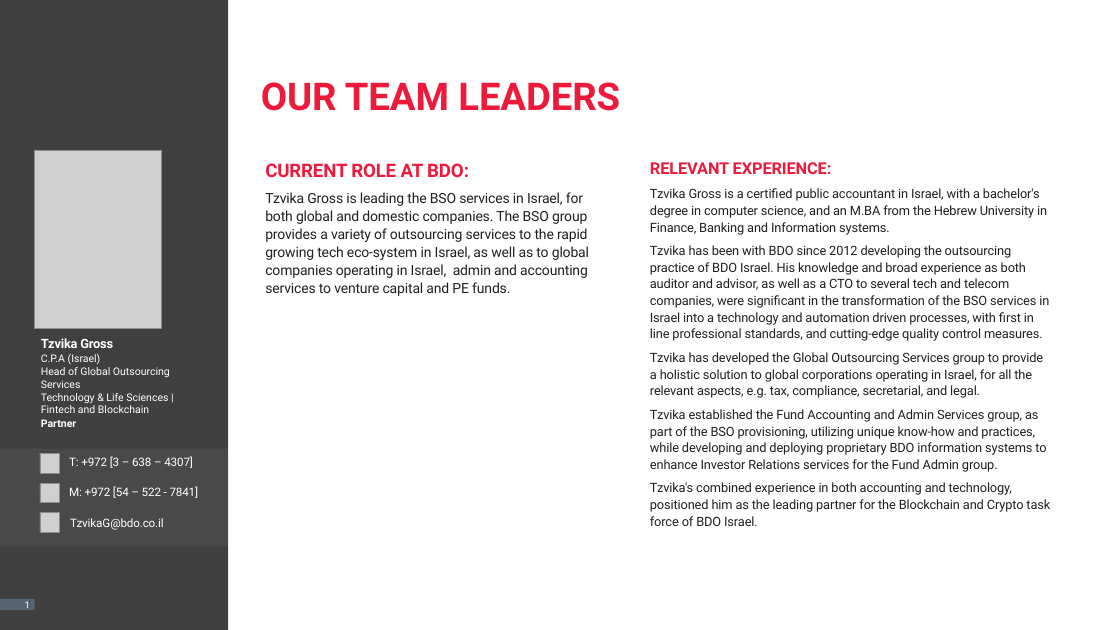
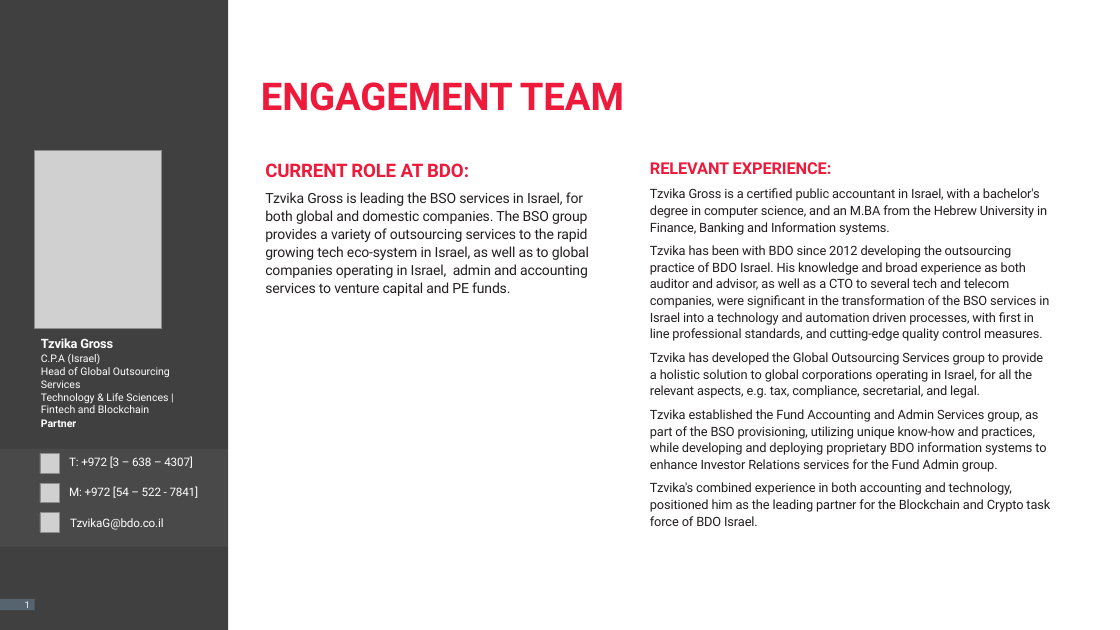
Before and after one commit to tzvikagross/BDO_Proposal, a slide deck: slide 1 of assets/team/tzvika.pptx. Drawn at 1120x630 pixels with LibreOffice and Linux fonts; fonts in the diff are those of the drawing; grey boxes stand for pictures. Boxes give left, top, right and bottom in pixels: in the first picture for what was removed or moved away, otherwise in the second. Text is boxed around its words. In the diff, an @@ line names an element or a change of style, - is before the commit and + after.

```diff
--- a/assets/team/tzvika.pptx
+++ b/assets/team/tzvika.pptx
@@ text at box(261, 82, 624, 111): text changed @@
-OUR TEAM LEADERS
+ENGAGEMENT TEAM
```
Also in this commit, not shown: 5 other files.
